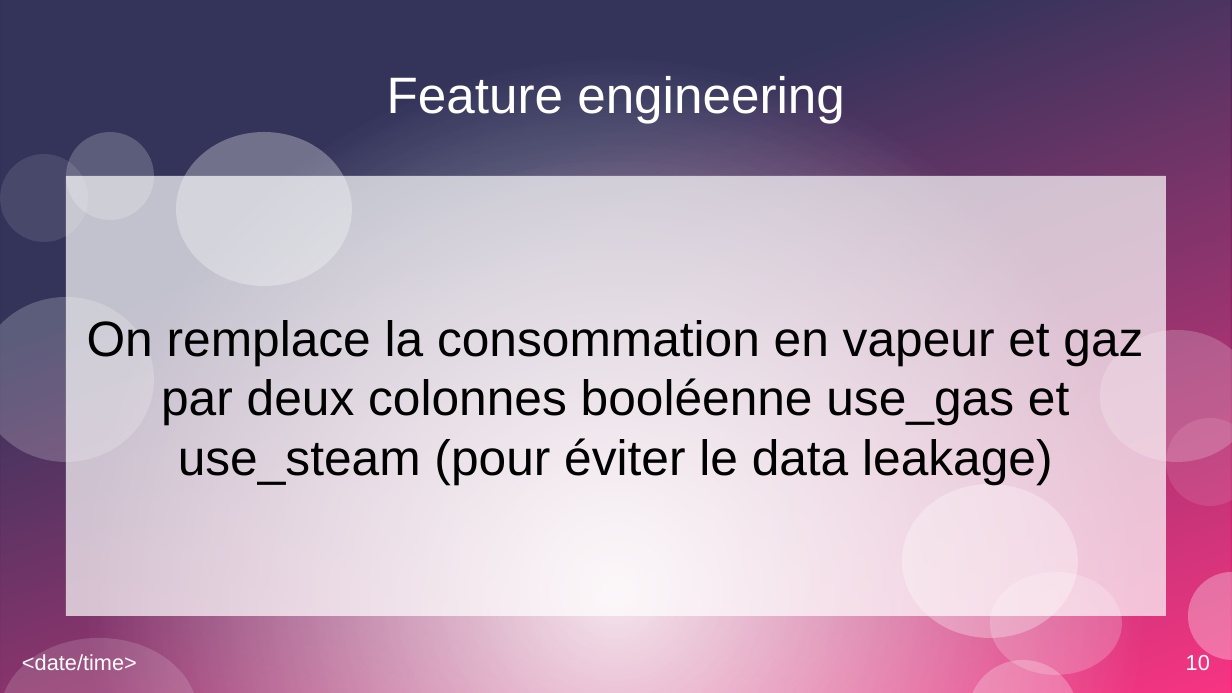
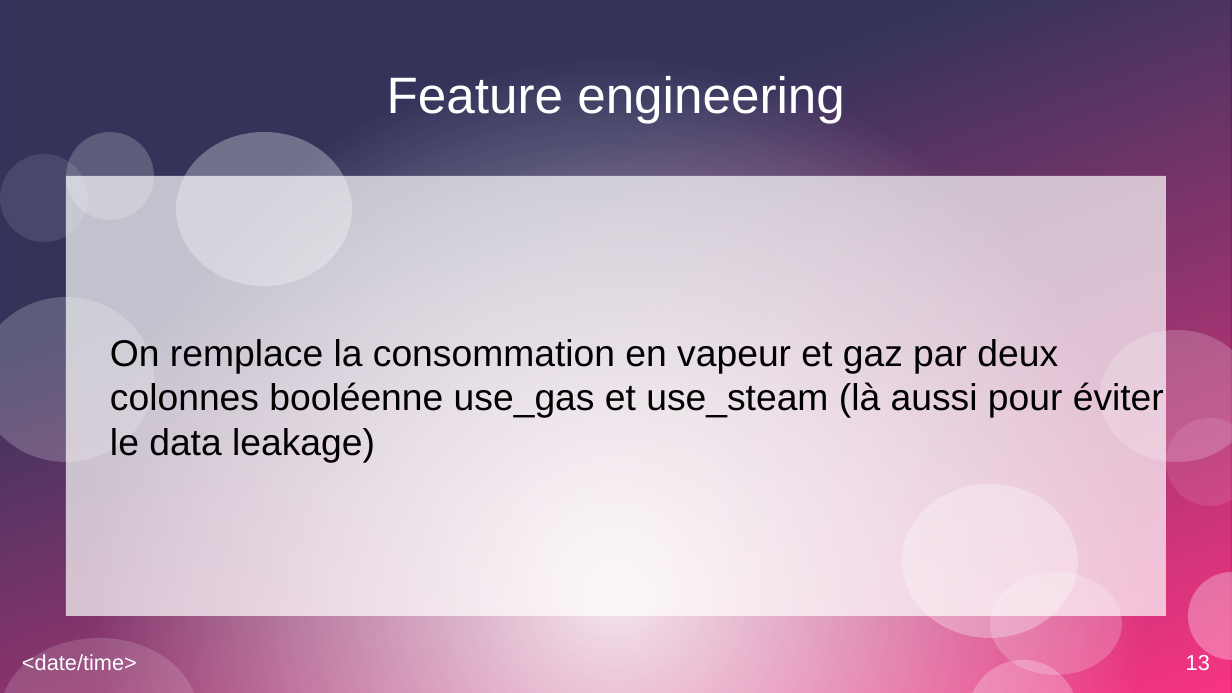
Before and after one commit to Apinsun/Projet3, a slide deck: slide 13 of présentation.odp (slide 10 before the commit). Drawn at 1232x693 pixels with LibreOffice and Linux fonts; fonts in the diff are those of the drawing. Boxes give left, top, right and bottom in pixels: in the first picture for what was removed or moved away, otherwise in the second. Text is boxed around its words. In the diff, an @@ line names an element or a change of style, - is before the commit and + after.

```diff
--- a/présentation.odp
+++ b/présentation.odp
@@ subtitle at bbox=[110, 339, 1164, 463]: text changed; size 32 to 24 pt @@
-On remplace la consommation en vapeur et gaz par deux colonnes booléenne use_gas et use_steam (pour éviter le data leakage)
+On remplace la consommation en vapeur et gaz par deux colonnes booléenne use_gas et use_steam (là aussi pour éviter le data leakage)
@@ page number at bbox=[1186, 653, 1210, 670]: text changed @@
-10
+13
```
Also in this commit, not shown: 12 other slides changed, 8 slides added, 2 slides removed, 1 other file.
